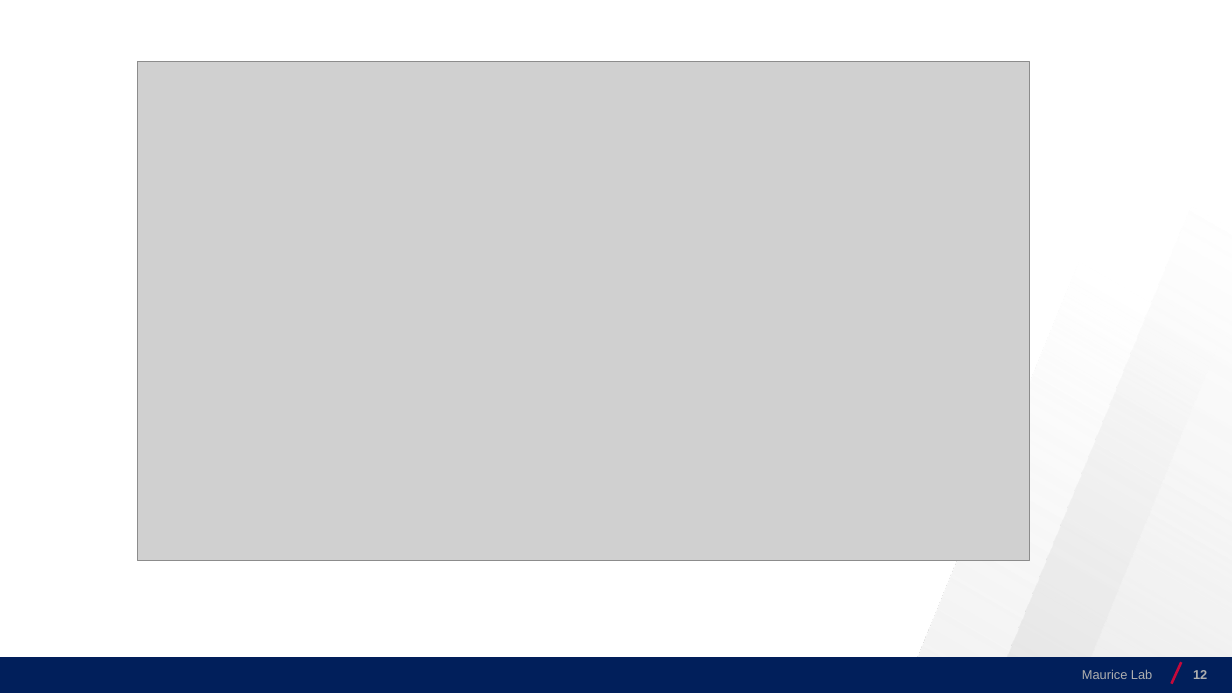
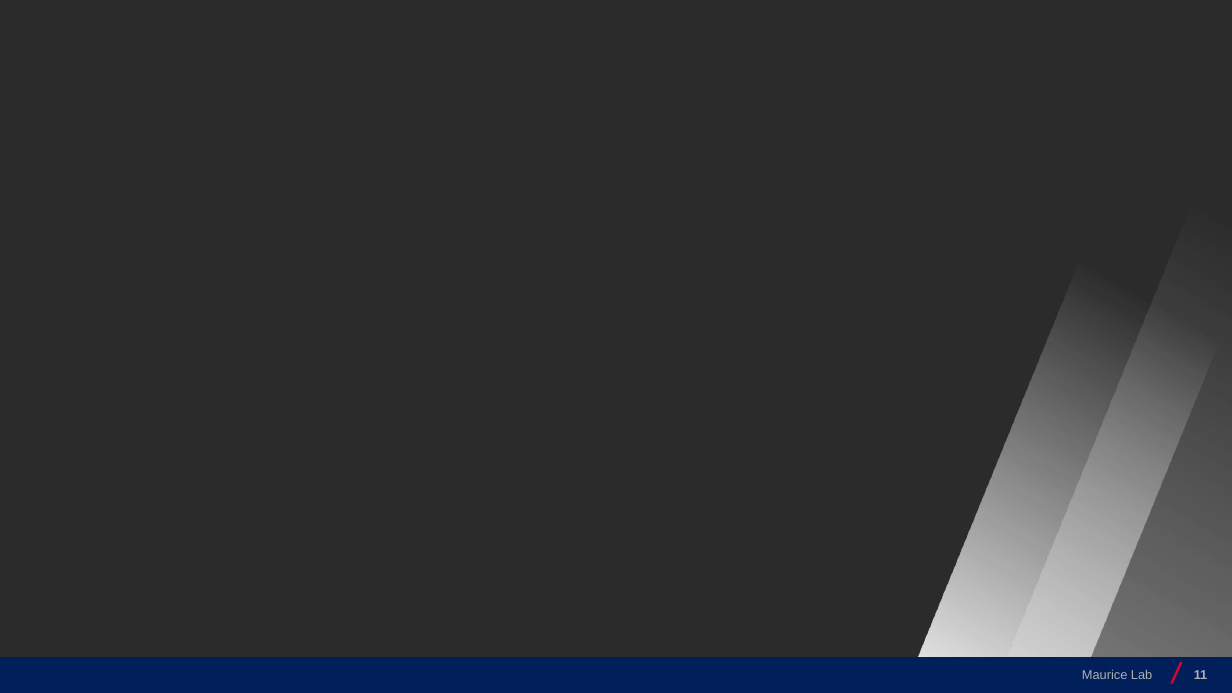
Before and after one commit to josecerv/sponsorship-network, a slide deck: slide 11 of MauriceLab-1113.pptx (slide 12 before the commit). Drawn at 1232x693 pixels with LibreOffice and Linux fonts; fonts in the diff are those of the drawing; grey boxes stand for pictures; background and template pictures are left out; a plain dark background stands for a picture behind light text. Boxes give left, top, right and bottom in pixels: in the first picture for what was removed or moved away, otherwise in the second. Text is boxed around its words. In the diff, an @@ line names an element or a change of style, - is before the commit and + after.

```diff
--- a/MauriceLab-1113.pptx
+++ b/MauriceLab-1113.pptx
@@ background #FFFFFF to picture (left out) @@
@@ picture removed at (138,62,1030,561) @@
@@ page number at (1194,670,1208,679): text changed @@
-12
+11
```
Also in this commit, not shown: 26 other slides changed, 2 slides removed.
